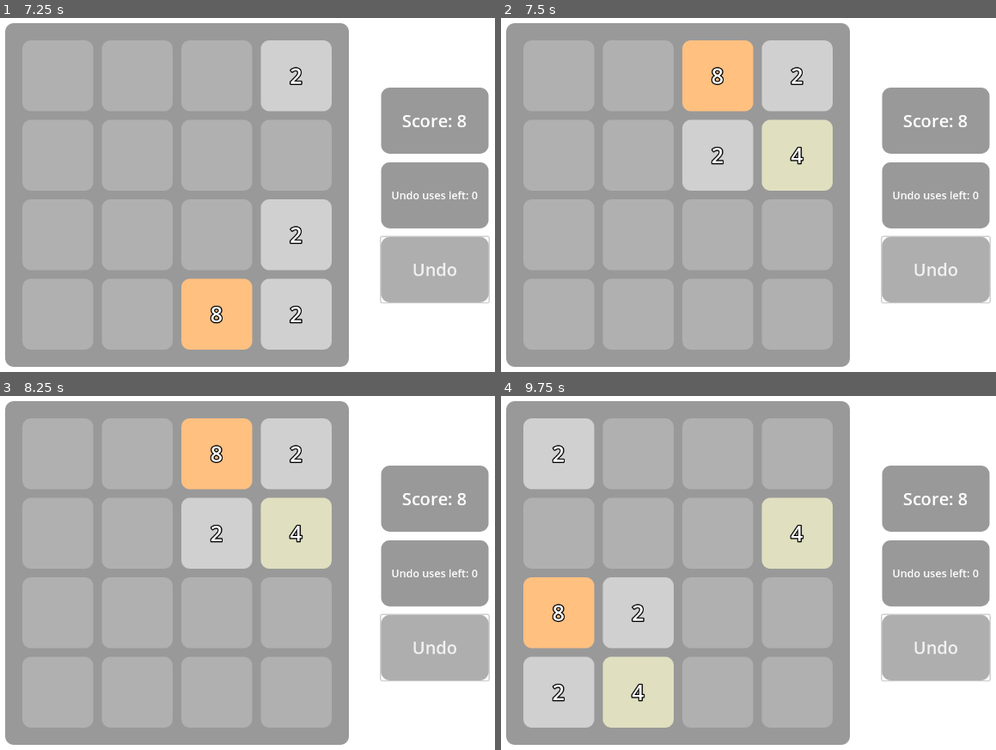
Above: before the commit, frames 1-4 (two rows, left to right).
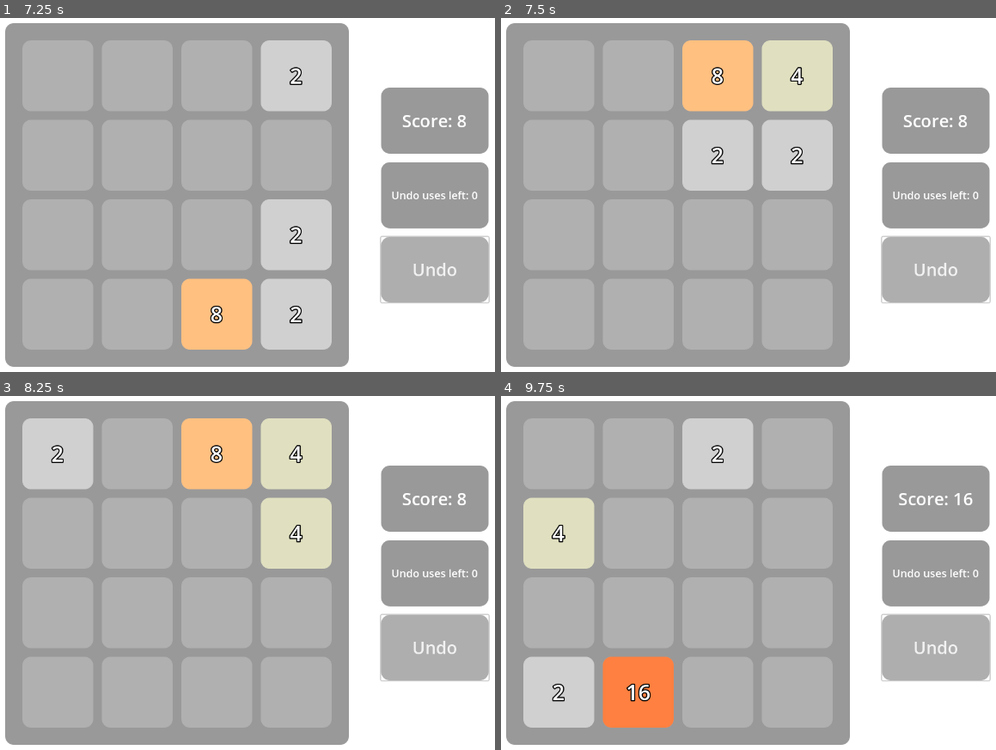
Above: after the commit, the same moments.

Repository: Bolgeg/godot_2048
Game: Godot game, scene res://scenes/game.tscn
Two runs of this game, one before a commit and one after it. Both use one fixed random seed, a clock stepped at 60 frames per second and the inputs below.
Inputs:
- Up to frame 1 (7.25 s): click "Undo" at 0.5 s; tap Enter at 1.25, 2.75, 4.25 s; hold Right (move_right) 1.28-2.03 s; tap Space at 2, 3.5, 5 s; hold Down (move_down) 2.03-2.78 s; hold Right (move_right) 2.78-3.53 s; hold Up (move_up) 3.53-4.28 s; hold Left (move_left) 4.28-5.78 s; hold Down (move_down) 5.78-6.53 s; hold Right (move_right) from 6.53 s (still down)
- Up to frame 2 (7.5 s): release Right (move_right) at 7.28 s; hold Up (move_up) from 7.28 s (still down)
- Up to frame 3 (8.25 s): release Up (move_up) at 8.03 s; hold Right (move_right) from 8.03 s (still down)
- Up to frame 4 (9.75 s): release Right (move_right) at 8.78 s; hold Down (move_down) 8.78-9.53 s; hold Left (move_left) from 9.53 s (still down)

Frame 1 is identical in both runs. In frame 2, 0.2% of the frame differs, in the area x 58-62%, y 13-42%; in frame 3, 5.7%; in frame 4, 20%, in the area x 4-96%, y 6-94%.

Commit message:
Unintended behaviors fix
Changes:
-Make squares join when they are separated by a gap in one turn.
-Check if the grid has gaps in the can_move function
-Removed code that was not used

Diff:
--- a/scripts/game_grid.gd
+++ b/scripts/game_grid.gd
@@ -100,23 +100,6 @@
 		var number=4 if randf()<0.1 else 2
 		grid_squares[cell.y][cell.x]=number
 
-func get_line_movement_shift_one_time(line:Array,origins:Array):
-	for i in range(line.size()-1):
-		line[i]=line[i+1]
-		origins[i]=origins[i+1].duplicate(true)
-	line[-1]=0
-	origins[-1].clear()
-
-func get_line_movement_shift(line:Array,origins:Array):
-	var index:=-1
-	for i in line.size():
-		if line[i]!=0:
-			index=i
-			break
-	if index!=-1:
-		for i in range(index):
-			get_line_movement_shift_one_time(line,origins)
-
 func get_line_movement_join(line:Array,origins:Array,index:int)->bool:
 	if line[index]!=0:
 		if line[index]==line[index+1]:
@@ -126,6 +109,23 @@
 				line[i]=line[i+1]
 			origins[-1].clear()
 			line[-1]=0
+		else:
+			var index_b:=index+1
+			while index_b<line.size():
+				if line[index_b]==line[index]:
+					break
+				elif line[index_b]!=0:
+					return true
+				index_b+=1
+			if index_b>=line.size():
+				return true
+
+			for i in range(index+1,line.size()-1):
+				origins[i]=origins[i+1].duplicate(true)
+				line[i]=line[i+1]
+			origins[-1].clear()
+			line[-1]=0
+			return false
 	else:
 		var full_zeros:=true
 		for i in range(index,line.size()):
@@ -151,8 +151,6 @@
 	var origins:=[]
 	for i in original_line.size():
 		origins.append([i])
-
-	#get_line_movement_shift(line,origins)
 
 	var index:=0
 	while index<original_line.size()-1:
@@ -222,6 +220,8 @@
 	movement_end()
 
 func can_move()->bool:
+	if not get_free_cells().is_empty():
+		return true
 	for y in range(grid_size.y):
 		for x in range(grid_size.x-1):
 			if grid_squares[y][x]==grid_squares[y][x+1]:
